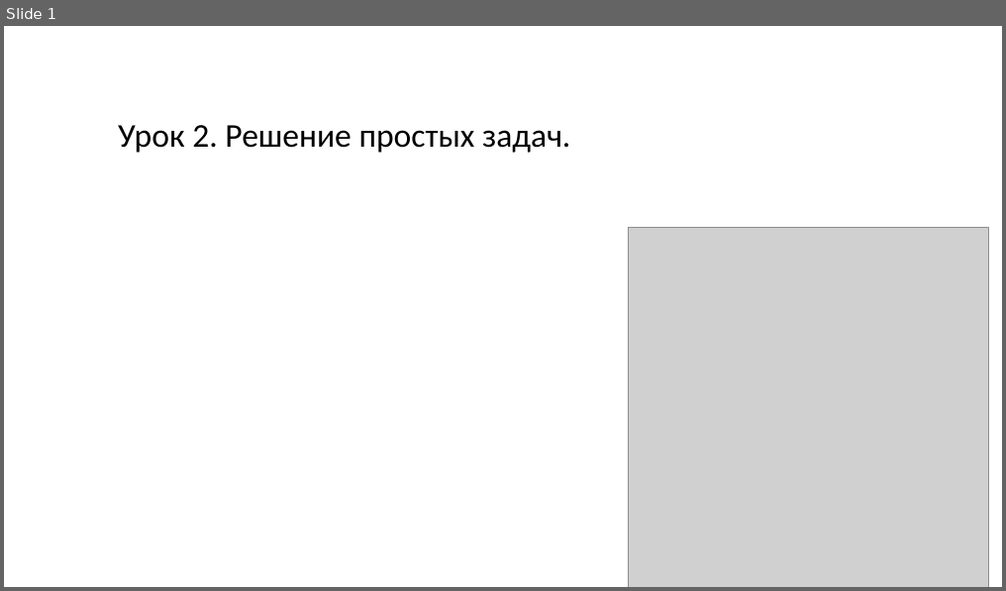
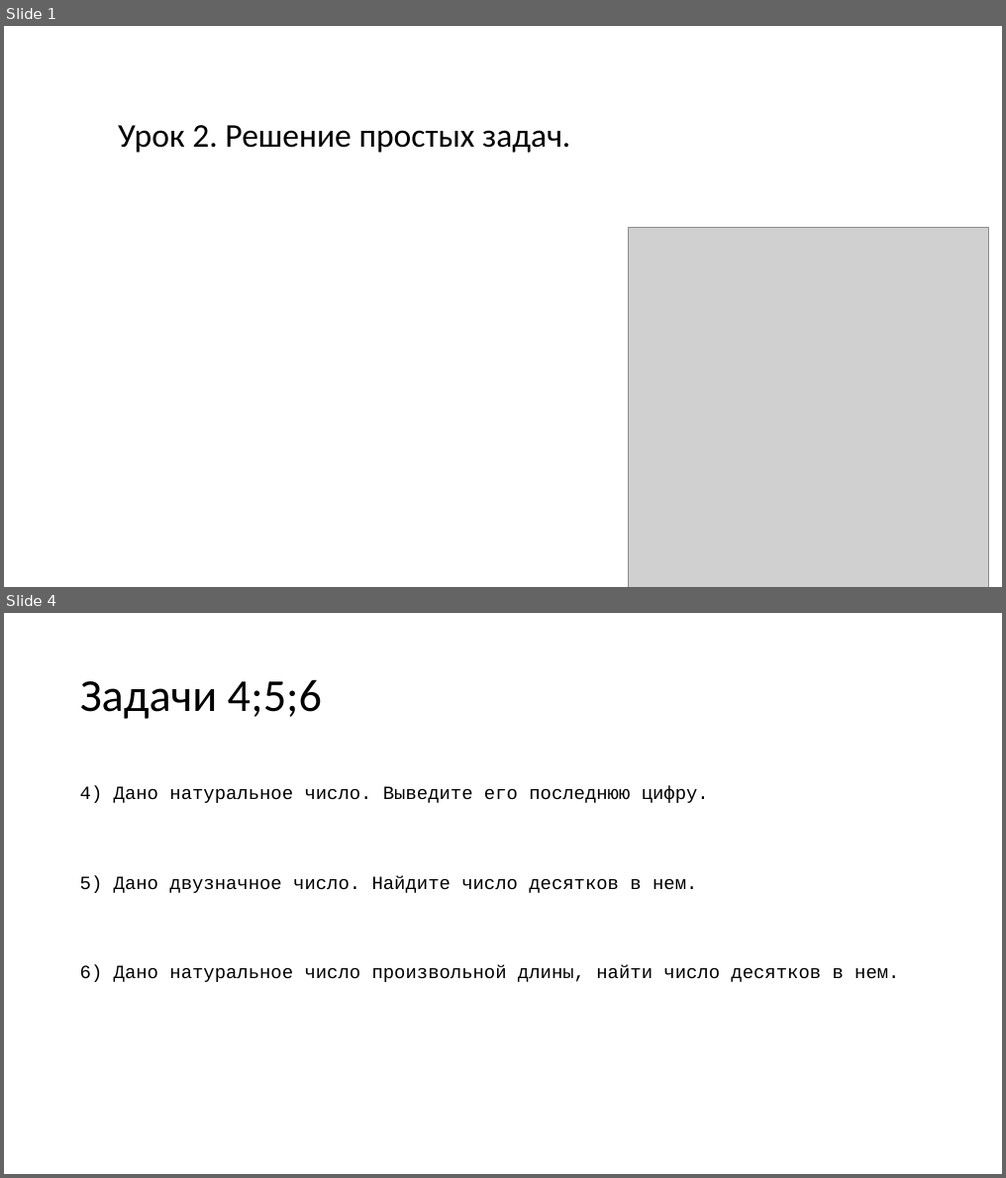
Before and after one commit to Klapeyron5/C-lessons-for-schoolchild-beginners, a slide deck: Урок 2/Урок 2.pptx. Shown one above the other, each under a label of ours: slide 1 before the commit, slides 1 and 4 after it; the slides between them are not shown. The pictures are 1006x591 and 1006x1178 pixels, drawn with LibreOffice and Linux fonts; fonts in the diff are those of the drawing; grey boxes stand for pictures. Boxes give left, top, right and bottom in pixels: in the first picture for what was removed or moved away, otherwise in the second. Text is boxed around its words. In the diff, an @@ line names an element or a change of style, - is before the commit and + after.

```diff
--- a/Урок 2/Урок 2.pptx
+++ b/Урок 2/Урок 2.pptx
@@ slide 4 added at (4,613,1002,1174), background #FFFFFF @@
@@ title added at (80,679,322,719), 44 pt, text #000000 @@
+Задачи 4;5;6
@@ text added at (80,786,899,982), 18 pt, text #000000 @@
+4) Дано натуральное число. Выведите его последнюю цифру.
+5) Дано двузначное число. Найдите число десятков в нем.
+6) Дано натуральное число произвольной длины, найти число десятков в нем.
```
Also in this commit, not shown: 1 slide changed, 3 other slides added, 2 slides removed, 3 other files.
